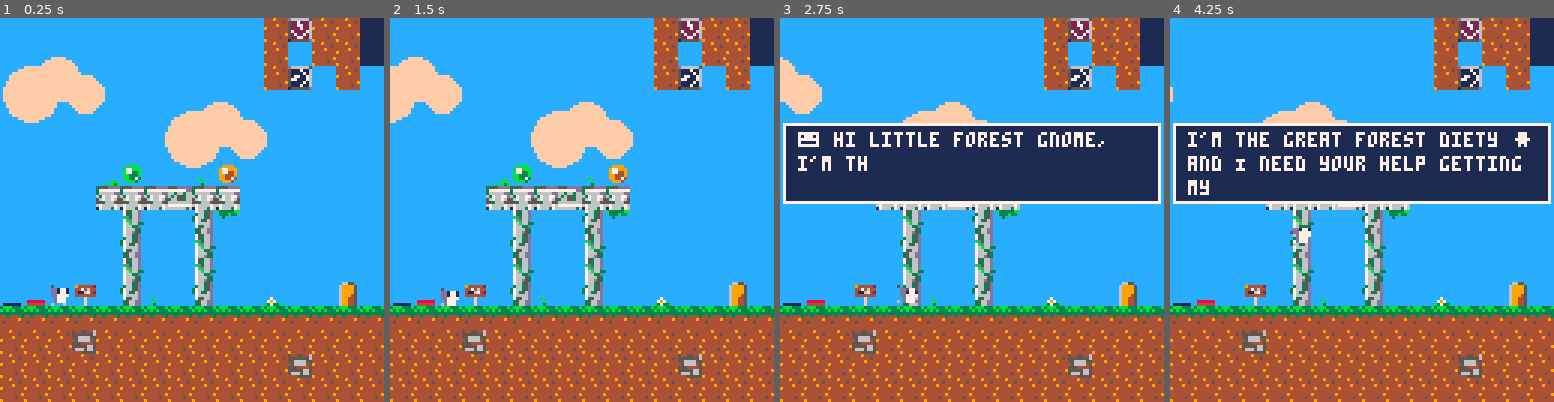
Above: before the commit, frames 1-4 (left to right).
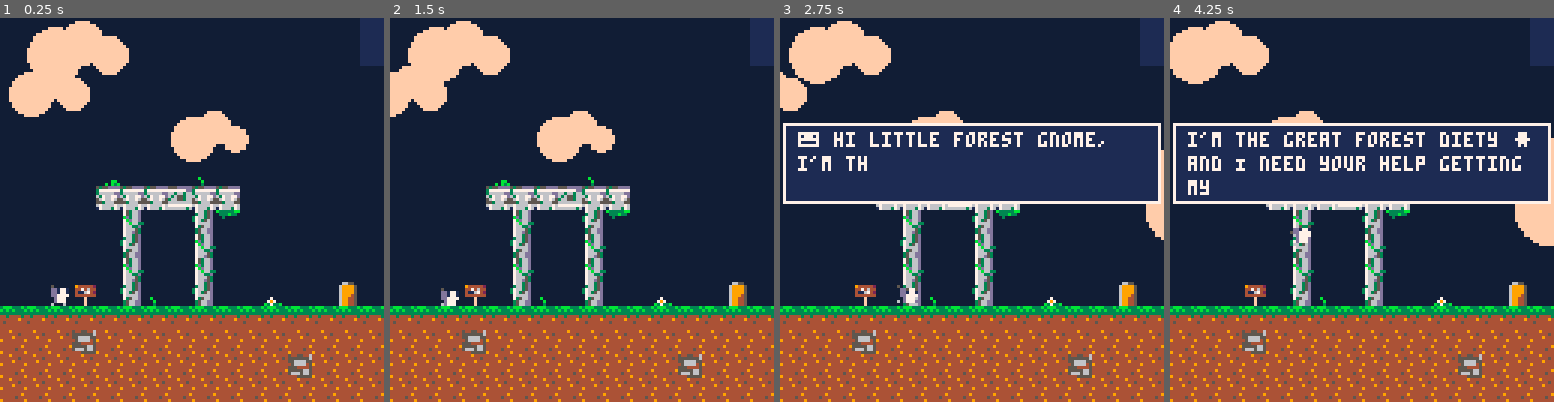
Above: after the commit, the same moments.

Repository: luhdriloh/ever_green
Game: PICO-8 cartridge ever_green.p8
The game is run twice, just before and just after one commit, with the same random seed, the same clock (stepped at 60 frames per second) and the same inputs.
Inputs:
- Up to frame 1 (0.25 s): no input
- Up to frame 2 (1.5 s): tap X (X key) at 0.33, 1.07 s; tap O (Z key) at 0.7 s
- Up to frame 3 (2.75 s): hold Right 1.6-2.1 s; tap O (Z key) at 1.7, 2.1, 2.5 s; tap X (X key) at 1.85 s; hold Up 2.15-2.42 s; hold Right from 2.47 s (still down)
- Up to frame 4 (4.25 s): tap O (Z key) every 0.4 s from 2.9 to 4.1 s; tap X (X key) at 2.97, 4.08 s; release Right at 3.03 s; hold Left 3.08-3.58 s; hold Down 3.63-3.97 s; hold Right from 4.02 s (still down)

The runs differ from the first frame. In frame 1, 65% of the frame differs, in the area x 0-100%, y 0-75%; in frame 2, 65%; in frame 3, 49%; in frame 4, 50%.

Commit message:
simple grass animation

Diff:
--- a/clouds.lua
+++ b/clouds.lua
@@ -4,12 +4,14 @@
     clouds = {},
 
     level_set = function(self)
-      local cloud_num = 2 + rnd(5)
+      self.clouds = {}
+
+      local cloud_num = rnd(7)
       for i=1,cloud_num do
         add(self.clouds, {
           x = rnd(256),
           y = 8 + rnd(60),
-          w = 16 + rnd(42),
+          w = 16 + rnd(24),
           spd = 0.05 + rnd(0.25)
         })
       end
--- a/ever_green.p8
+++ b/ever_green.p8
@@ -17,6 +17,7 @@
 #include ps.lua
 #include particle_manager.lua
 #include clouds.lua
+#include grass.lua
 __gfx__
 00000000000000000000000000000000000000050000000000000000444449335355dddd555ddddd000000000066550000000000000000000000000011111111
 00000000000000050000000505775dd505775dd000000005000000054444449b37777777777777dd0944444206999950000000000000000000bbbb0011111111
@@ -47,8 +48,8 @@
 00000000000000005272222652722726522227265227722600000000444494445566665500000000000000000000000003373797337373330000000445000000
 000000000000000057222776572222765277227652227226000000009444444445666645000000000000000000000000b3733373379737330000000445000000
 00000000000000005722772652272226577222765722227600000000444444445554444500000000000000000000000037973733337379730000000445000000
-00000000000000005272222652277226522227265272272600000000444444495555566500b00000000b00000000b00033737973433797330000000445000000
-088888800000000052272226522272265222722652277226000000004444454456665665000b0000000b0000000b00000b333733437973300000004544450000
+00000000000000005272222652277226522227265272272600000000444444495555566500b00000000b000000000b0033737973433797330000000445000000
+088888800000000052272226522272265222722652277226000000004444454456665665000b0000000b00000000b0000b333733437973300000004544450000
 04444440088888801555555d1555555d1555555d1555555d10000001944444444445555500030000000300000003000000333334333733000000444444444500
 6675667550000000000000005000000000000000075366d0075366d0000000000000000000000000000000000000000000001000000000000000000000000000
 d660d66076600000000000007660000000000000075366d0075366d000000000000000000000000000000000000000000060d060000010000000000000000000
@@ -86,18 +87,18 @@
 008080808080800101014006004002108080800080000101000100000000400202021b0b03130101010102010202020204441d0d0515200101020202020202021414141400100800000000000002020200000000001008101010000000000000000000000010101010100000000000001b1b1b1b000010101010000000000000
 0000000000000000000000000000000000000000000000000000000000000000000000000000000000000000000000000000000000000000000000000000000000000000000000000000000000000000000000000000000000000000000000000000000000000000000000000000000000000000000000000000000000000000
 __map__
-0000000000000000000000373537370f0000000000000000000000000000000f0000000000000000000000000000000f0000000000000000000000000000000f0000000000000000000000000000000f0000000000000000000000000000000f0000000000000000000000000000000f3737373737373737373737373737370f
-0000000000000000000000370037370f0000000000000000000000000000000f0000000000000000000036000000000f0000000000000000000036000000000f0000000000000000000000000000000f0000000000000000000000000000000f0000000000003900000000000000000f2a2a2a2a2a2a2a2a2a2a2a2a2a2a2a0f
-000000000000000000000037240037000000000000000039000039000000000000000000000b3900000000000000000000000000000000000000000b3900000000000000000000000000000000000000000b36000000000000000022340036000000002d00002b00000000000000000000000000000000000000000000007236
+0000000000000000000000000000000f0000000000000000000000000000000f0000000000000000000000000000000f0000000000000000000000000000000f0000000000000000000000000000000f0000000000000000000000000000000f0000000000000000000000000000000f3737373737373737373737373737370f
+0000000000000000000000000000000f0000000000000000000000000000000f0000000000000000000036000000000f0000000000000000000036000000000f0000000000000000000000000000000f0000000000000000000000000000000f0000000000003900000000000000000f2a2a2a2a2a2a2a2a2a2a2a2a2a2a2a0f
+000000000000000000000000000000000000000000000039000039000000000000000000000b3900000000000000000000000000000000000000000b3900000000000000000000000000000000000000000b36000000000000000022340036000000002d00002b00000000000000000000000000000000000000000000007236
 0000000000000000000000000000000000390b00000000080000080000000000000000002728282900000000000000000000000000000000000027282829000000003634000000000000000000000036272900000000000000002c0000002b000000002b00002a0000002b0000000000000b3600000000000000000000000000
 00000000000000000000000000000000272828292d00002a00002a0000000000000000002a2a2a2a0000000000000000000036340000000000362a2a2a2a000000000000000000000000000000272829170800000000000000002b0000002a000000002a0000000000002a000000000027290000000000000000000032240000
-0000000000000000000000000000000017072a1729000000000000000000390000000000000000000000000000000000002c0000000000000000000000000000000800000000360000000000002a2a2a2a2a00000000000000002a00000000001000424242424242424242420000000017080071272900000000000000000000
-000000002c0e0000391f0000000000002a2a002a2a000000000000000027282900000000000000000000000000000000000800000000000000000000000000000000003900000000000000002c000b3900000000000000000000000008000000272808080808080808082829002b00002a2a0071170700000000000000000800
+0000000000000000000000000000000017072a1729000000000000000000390000000000000000000000000000000000002c0000000000000000000000000000000800000000000000000000002a2a2a2a2a00000000000000002a00000000001000424242424242424242420000000017080071272900000000000000000000
+000000002c00000039000000000000002a2a002a2a00000000000000002728290000000000000000000000000000000000080000000000000000000000000000002a003900003600000000002c000b3900000000000000000000000008000000272808080808080808082829002b00002a2a0071170700000000000000000800
 000000000808080908080000000000000000000000000000000000000817373700000000000000000000000000000000002a00000000000000000000000d0000002728282900000000000000272828290000000000000000000000002a0000001707000000000022343617070017290000000071170700000000000000002a00
 0000000000450000562a000000000000000000000000000000002c000809373800002b0000000000000000003920000000000039000000000000000000190000002a2a2a2a0000000000000017072a2a00000000000000000000000000002b00170700000000002234361707002a2a000000007117070000000000000000002d
 000000000055000046000000000000000000000000000000000008001737373700002a00002b00002d000000272829000000002b0000000000000000272829000000000000000000000000002a2a000036322400000000000000000000362a0017070000002c002234362a2a0020003028282828370700000000000000000008
-00000000004500004600000000000000000000000008290000002a001737383700000000002a00000800000017370700002b002a00000000000000002a2a2a0000000000000000000000000000000000000000000000000000000000000000000807002b0027282828282808282828282a2a2a17370700322400000000000008
-2030100a005539005600002d00000b00100a3900002a2a00002d00001737373700000000000000002a00000017370700002a000000000000000039000000000000000000000000000000000000000000102039300000000000000000000000002a2a000828072a2a2a2a2a2a2a2a2a2a0000002a2a2a39000000000000000000
+00000000004500004600000000000000000000000027080000002a001737383700000000002a00000800000017370700002b002a00000000000000002a2a2a0000000000000000000000000000000000000000000000000000000000000000000807002b0027282828282808282828282a2a2a17370700322400000000000008
+0000100a005539005600002d00000b00100a3900002a2a00002d00001737373700000000000000002a00000017370700002a000000000000000039000000000000000000000000000000000000000000102039300000000000000000000000002a2a000828072a2a2a2a2a2a2a2a2a2a0000002a2a2a39000000000000000000
 28282828282828282828282828282828282828282828282828282828282828280010000a0039000000002500173707000010393000002d0a000027290000000000000000000000000000000000000000272828282829000000000000000000000000002a2a2a00000000000000000b0000000000000019000000000000000000
 37373738373737373737373737373737373737373837373737373737373737372828282828282828282828283737372828282828282828282828282828282828001000272829230000002000003000002a2a2a2a2a2a00000000000000000000003670000000000000000000002728290000000000002a000000000000000000
 373737373737373737373737383737373737373737373737383837373737373737373737373737373737373738373737373737373737373737373737383737372828283738372828282828282828282842424242424242424242424242424242006000424242424242424242422a2a2a102d202b30000000002c000000600000
--- a/grass.lua
+++ b/grass.lua
@@ -0,0 +1,54 @@
+function grass_init(player, x, y)
+  return {
+    x = x * 8,
+    y = y * 8,
+    player = player,
+    is_player_close = false,
+    active = false,
+    state = grass_animstate.still,
+    step = 0,
+    sp = 57,
+    dir = 1,
+    frame = 0,
+
+    update = function(self)
+      local old_is_player_close = self.is_player_close
+      self.is_player_close = abs(self.player.x - self.x) < 2 and
+         abs(self.player.y - self.y) < 2
+
+      if old_is_player_close and not self.is_player_close and not self.active then
+        self.active = true
+        self.sp = self.state.start
+        self.dir = 1
+        self.frame = 0
+        self.state = grass_animstate.rustle
+      end
+
+        if self.active and self.frame >= 12 then
+          self.active = false
+          self.state = grass_animstate.still
+        end
+
+        self.frame += 1
+        update_frame_ping_pong(self, self.state)
+    end,
+
+    draw = function(self)
+      spr(self.sp, self.x, self.y, 1, 1)
+    end,
+  }
+end
+
+grass_animstate = {
+  still = {
+    name = "still",
+    start = 57,
+    per_frame = 0
+  },
+  rustle = {
+    name = "rustle",
+    start = 57,
+    last = 59,
+    per_frame = 3
+  },
+}
--- a/level_manager.lua
+++ b/level_manager.lua
@@ -12,7 +12,8 @@
     equipment_gui = nil,
     platforms = nil,
     buttons = nil,
-    background = 1,
+    grass = nil,
+    background = 0,
     level = 1,
     clouds = {},
     callbacks = {},
@@ -45,6 +46,7 @@
       self.platforms = {}
       self.orbs = {}
       self.dialog_posts = {}
+      self.grass = {}
 
       local level_data = level_start_state[self.level]
 
@@ -97,6 +99,9 @@
           elseif button_info[sprite_num] then
             mset(x_coord, y_coord, 0)
             add(self.buttons, button_init(players, self.platforms, x, y, button_info[sprite_num]))
+          elseif grass_sprite == sprite_num then
+            mset(x_coord, y_coord, 0)
+            add(self.grass, grass_init(self.player, x, y))
           end
         end
       end
@@ -125,6 +130,10 @@
 
       for dialog_post in all(self.dialog_posts) do
         dialog_post:update()
+      end
+
+      for g in all(self.grass) do
+        g:update()
       end
 
       self.finish_door:update()
@@ -137,6 +146,7 @@
     draw = function(self)
       cls(self.background)
       self.clouds:draw()
+      map(map_x, map_y, 0, 0, 16, 16, 147)
 
       for platform in all(self.platforms) do
         platform:draw()
@@ -153,9 +163,12 @@
       end
 
       particle_manager:draw()
-      map(map_x, map_y, 0, 0, 16, 16, 147)
 
       self.player:draw()
+
+      for g in all(self.grass) do
+        g:draw()
+      end
 
       for orb in all(self.orbs) do
         orb:draw()
@@ -180,7 +193,7 @@
     dialog = 1,
     teleport_orbs = 0,
     clone_orbs = 0,
-    background = 12,
+    background = 14,
   },
   {
     dialog = 2,
--- a/main.lua
+++ b/main.lua
@@ -3,7 +3,7 @@
   -- custom color pallette
   --  https://nerdyteachers.com/PICO-8/Palette/
   poke(0x5f2e,1)
-  pal({[0]=0,1,2,3,4,5,6,7,8,9,10,11,12,13,-4,15},1)
+pal({[0]=0,1,2,3,4,5,6,7,8,9,10,11,12,13,-15,15},1)
 
   -- Makes it so that btnp only registers once
   poke(0x5f5c, 255)
--- a/utility.lua
+++ b/utility.lua
@@ -15,6 +15,9 @@
 platform_stop_flag = 5
 dialog_post_flag = 6
 player_flag = 7
+
+-- sprite nums
+grass_sprite = 57
 
 -- flag values for equality checks
 platform_stop_flag_val = 32
@@ -152,6 +155,22 @@
   end
 end
 
+function update_frame_ping_pong(o, animstate)
+  o.step += 1
+  if animstate.per_frame == 0 then
+    o.sp = animstate.start
+  elseif o.step >= animstate.per_frame then
+    o.step = 0
+    if not o.dir then o.dir = 1 end
+    o.sp = o.sp + o.dir
+    if o.sp >= animstate.last then
+      o.dir = -1
+    elseif o.sp <= animstate.start then
+      o.dir = 1
+    end
+  end
+end
+
 function check_collision(o, flag_type, x1_offset, y1_offset, x2_offset, y2_offset)
   local x = o.x + map_x_offset
   local y = o.y + map_y_offset
